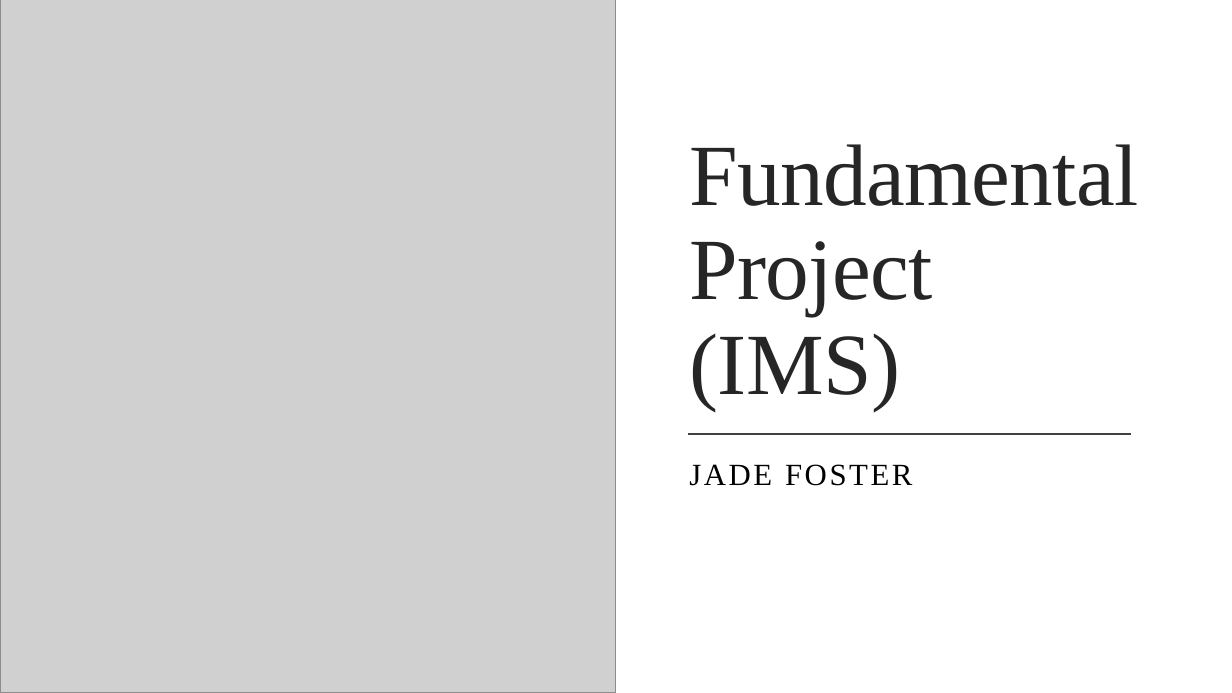
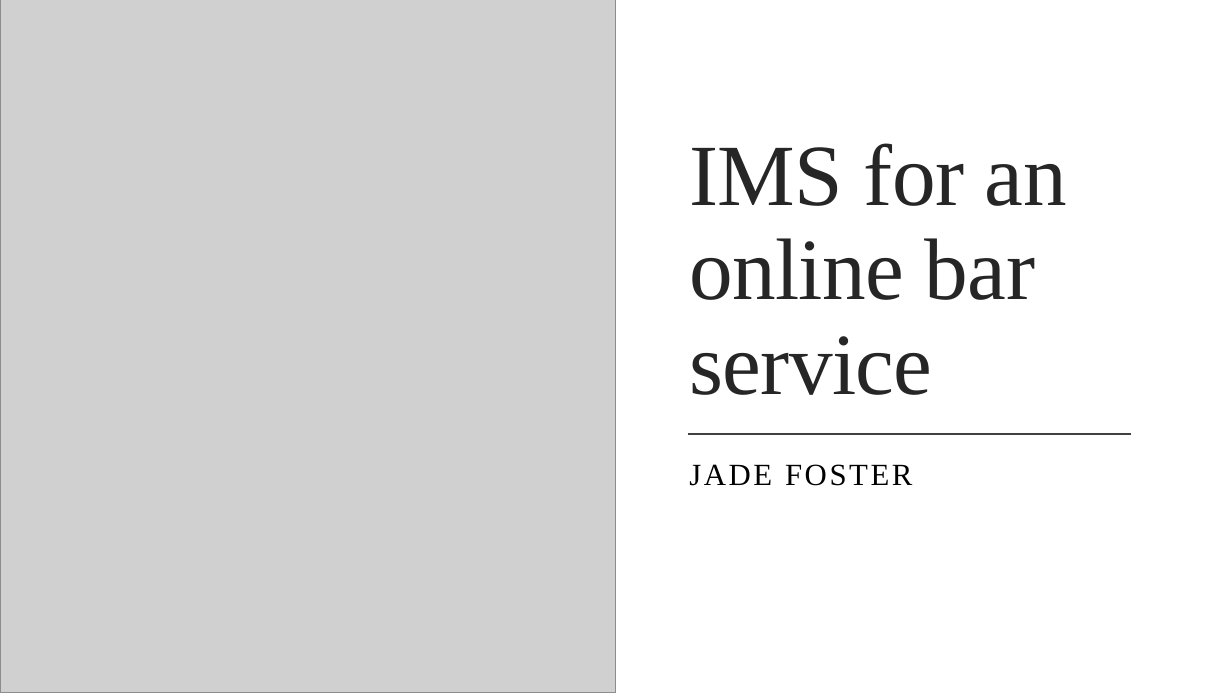
Before and after one commit to jadewfoster/IMS-22JulyEnable3, a slide deck: slide 1 of documentation/Fundamental Project (IMS) Presentation.pptx. Drawn at 1232x693 pixels with LibreOffice and Linux fonts; fonts in the diff are those of the drawing; grey boxes stand for pictures. Boxes give left, top, right and bottom in pixels: in the first picture for what was removed or moved away, otherwise in the second. Text is boxed around its words. In the diff, an @@ line names an element or a change of style, - is before the commit and + after.

```diff
--- a/documentation/Fundamental Project (IMS) Presentation.pptx
+++ b/documentation/Fundamental Project (IMS) Presentation.pptx
@@ title at (689, 143, 1067, 395): text changed @@
-Fundamental Project (IMS)
+IMS for an online bar service
```
Also in this commit, not shown: 2 other slides changed, 1 slide added, 11 other files.
